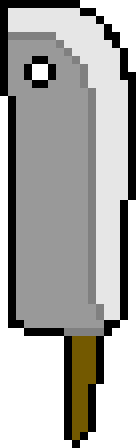
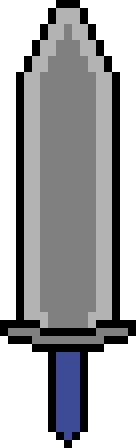
Revision of a layered 136px x 448px image; what changed, layer by layer:
added layer "Blade v2" above "Hilt v2" over [0, 0, 120, 328]
added layer "Hilt v2" above "Blade" over [0, 320, 136, 448]
hid "Blade" over [0, 0, 136, 336]
hid "Hilt" over [64, 336, 104, 448]
